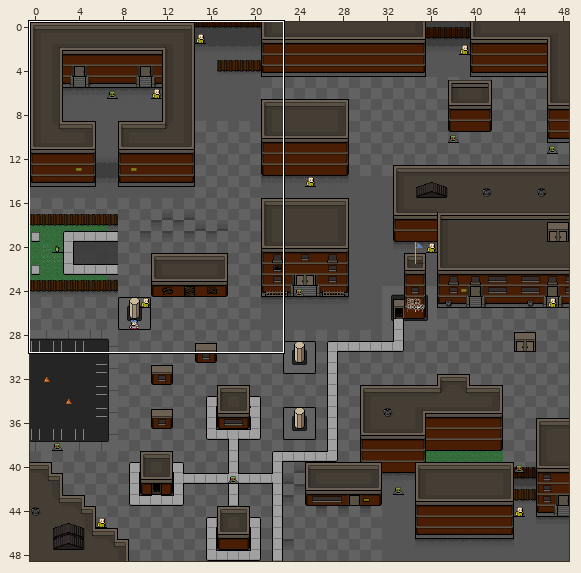
Two states of a Tiled map, assets/ring.tmx. Above: a wide view before the commit, with the close-up outlined.
Close-up. Earlier state:
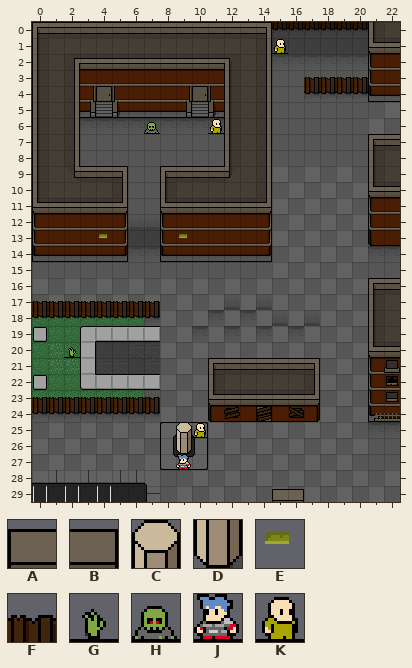
Cells are 16x16 px. Shown: x 0..22, y 0..29. The commit also changed other parts of the map, which this record leaves out.
Key: from "ztown": A 7, B 8, C 14, D 30, E 143, F 157, G 252, H 253, J 254, K 255.
_ is an empty cell.
Layers that did not change in this view are not listed.
Layer "fg" before, first column x 0:
 0 _______________________
 1 _______________________
 2 _______________________
 3 _________________FFFF__
 4 _______________________
 5 _______________________
 6 _______________________
 7 _______________________
 8 _______________________
 9 _______________________
10 _______________________
11 _______________________
12 _______________________
13 ____E____E_____________
14 _______________________
15 _______________________
16 _______________________
17 FFFFFFFF_______________
18 _______________________
19 _______________________
20 _______________________
21 _______________________
22 _______________________
23 FFFFFFFF_______________
24 _______________________
25 _________C_____________
26 _________D_____________
27 _______________________
28 _______________________
29 _______________AB______
Layer "placement" before, first column x 0:
 0 _______________________
 1 _______________K_______
 2 _______________________
 3 _______________________
 4 _______________________
 5 _______________________
 6 _______H___K___________
 7 _______________________
 8 _______________________
 9 _______________________
10 _______________________
11 _______________________
12 _______________________
13 _______________________
14 _______________________
15 _______________________
16 _______________________
17 _______________________
18 _______________________
19 _______________________
20 __G____________________
21 _______________________
22 _______________________
23 _______________________
24 _______________________
25 __________K____________
26 _______________________
27 _________J_____________
28 _______________________
29 _______________________
The same view after the edit:
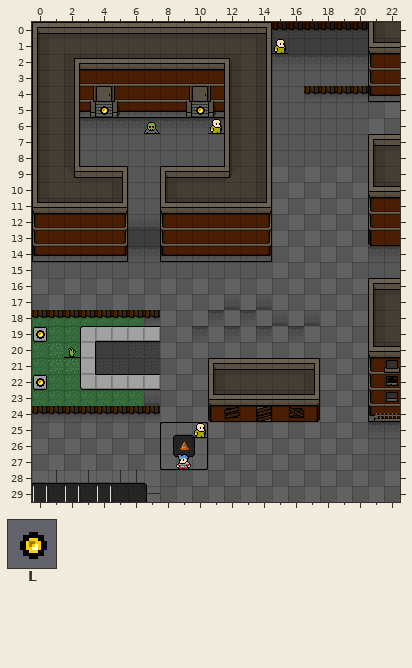
Further tiles: from "ztown": L 250.
The edit:
Changed rows in their new state; . is an unchanged cell.
Layer "fg" (now hidden):
first column x 17:
 3 ____
first column x 4:
13 _...._
first column x 0:
17 ________
first column x 0:
23 ________.........
25 ........._.......
26 ........._.......
29 ...............__
Layer "placement":
first column x 4:
 5 L.....L
first column x 0:
19 L
22 L
